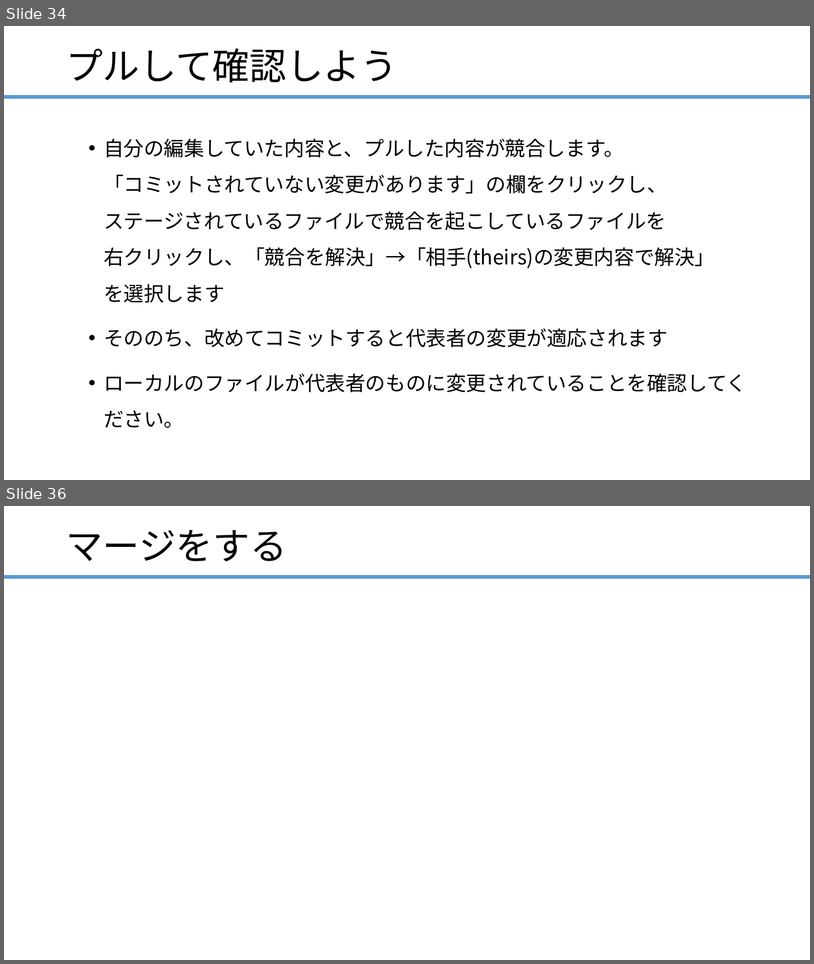
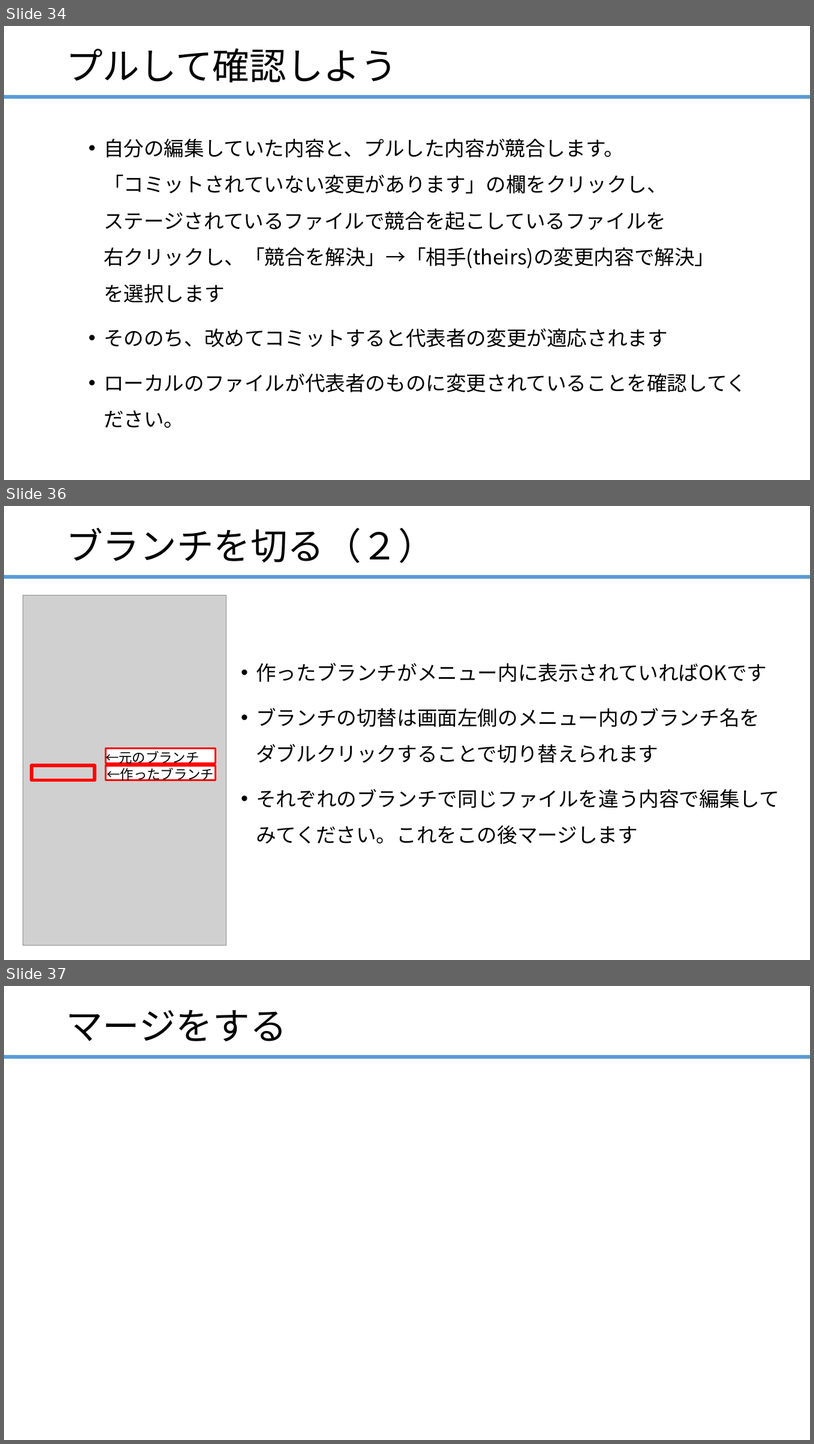
Before and after one commit to ainsAins/git4beginners, a slide deck: ハンズオン_Git入門.pptx. Shown one above the other, each under a label of ours: slides 34 and 36 before the commit, slides 34, 36 and 37 after it; the slides between them are not shown. The pictures are 814x964 and 814x1444 pixels, drawn with LibreOffice and Linux fonts; fonts in the diff are those of the drawing; grey boxes stand for pictures. Boxes give left, top, right and bottom in pixels: in the first picture for what was removed or moved away, otherwise in the second. Text is boxed around its words. In the diff, an @@ line names an element or a change of style, - is before the commit and + after.

```diff
--- a/ハンズオン_Git入門.pptx
+++ b/ハンズオン_Git入門.pptx
@@ slide 36 added at (x1=4, y1=506, x2=810, y2=960), background #FFFFFF; not listed: 1 template element that a slide beside it also shows @@
@@ title added at (x1=66, y1=528, x2=435, y2=563), 44 pt, text #000000 @@
+ブランチを切る（２）
@@ picture added at (x1=23, y1=595, x2=227, y2=945) @@
@@ text added at (x1=256, y1=663, x2=780, y2=844), 24 pt, text #000000 @@
+• 作ったブランチがメニュー内に表示されていればOKです
+• ブランチの切替は画面左側のメニュー内のブランチ名を
+  ダブルクリックすることで切り替えられます
+• それぞれのブランチで同じファイルを違う内容で編集してみてください。これをこの後マージします
@@ rectangle added at (x1=105, y1=748, x2=216, y2=763), fill #FFFFFF, outline #FF0000 2.25 pt, 16 pt, text #000000 @@
+←元のブランチ
@@ rectangle added at (x1=32, y1=766, x2=95, y2=780), outline #FF0000 4 pt @@
@@ rectangle added at (x1=105, y1=766, x2=216, y2=780), fill #FFFFFF, outline #FF0000 2.25 pt, 16 pt, text #000000 @@
+←作ったブランチ
@@ what was slide 36 is now slide 37 @@
```
Also in this commit, not shown: 1 slide changed.
